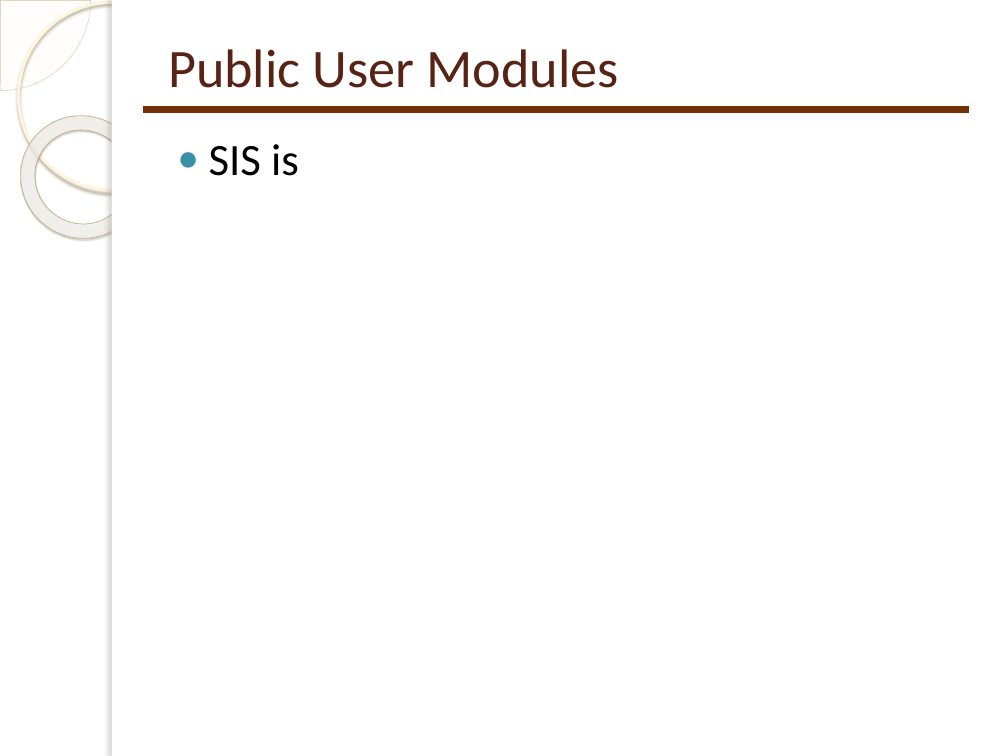
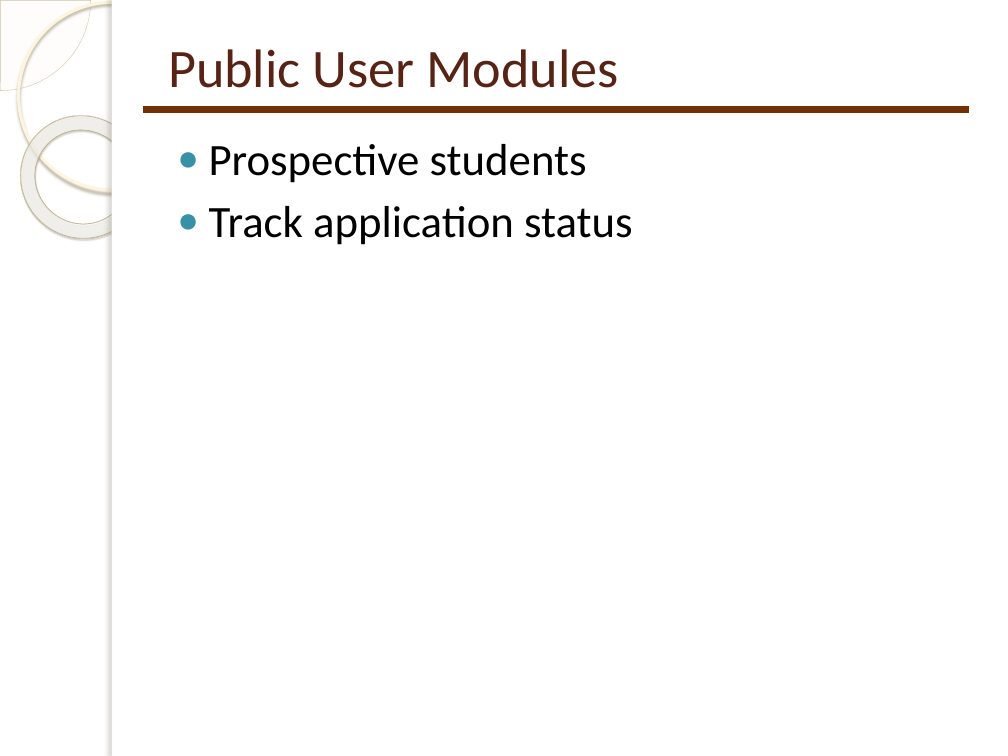
Before and after one commit to anu2013/sis2013, a slide deck: slide 18 of docs/SIS - Capstone Project Presentation.pptx (slide 11 before the commit). Drawn at 1008x756 pixels with LibreOffice and Linux fonts; fonts in the diff are those of the drawing; background and template pictures are left out. Boxes give left, top, right and bottom in pixels: in the first picture for what was removed or moved away, otherwise in the second. Text is boxed around its words. In the diff, an @@ line names an element or a change of style, - is before the commit and + after.

```diff
--- a/docs/SIS - Capstone Project Presentation.pptx
+++ b/docs/SIS - Capstone Project Presentation.pptx
@@ text at (209,144,633,245): text changed @@
-● SIS is
+● Prospective students
+● Track application status
```
Also in this commit, not shown: 8 slides added, 1 slide removed.
